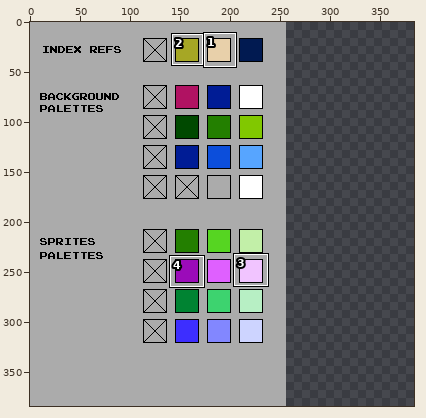
Edited in one commit: pixel-art file (tools/palletes.aseprite). Above: a wide view before the commit, with the close-up outlined.
Close-up. Before the edit:
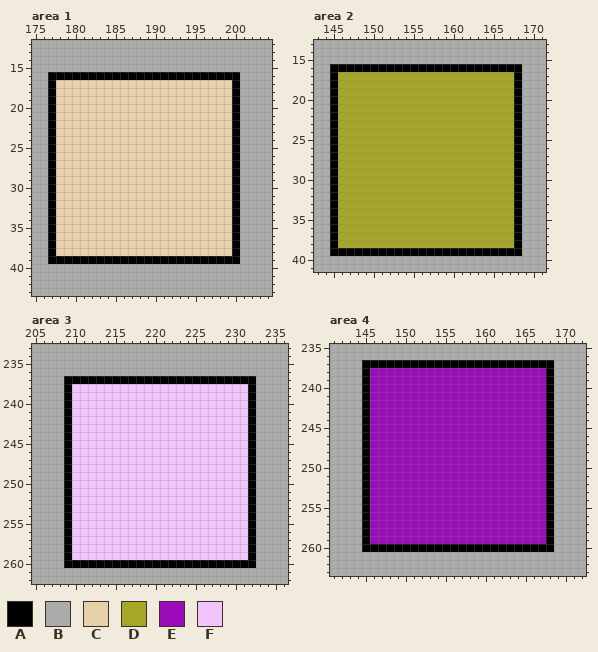
256x384 pixels, 1 frame. Shown: area 1: x 175..204, y 12..43; area 2: x 143..171, y 13..41; area 3: x 205..236, y 233..262; area 4: x 141..172, y 235..263. The old version is drawn lined up with the new one, on the new canvas. The commit also changed other parts of the picture, which this record leaves out.
Palette (. is transparent): A #000000  B #ababab  C #e8d0aa  D #a6a725  E #9b0bb9  F #f1c4ff
After:
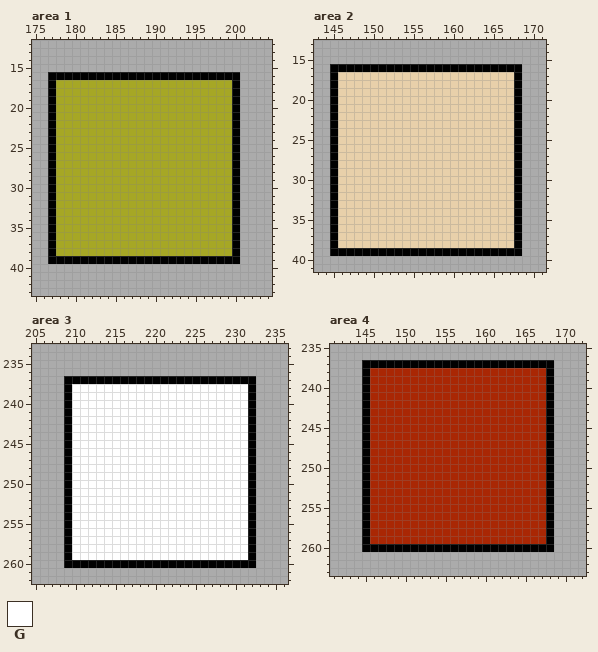
Colours new in this view: G #ffffff
Edits made:
canvas 256x384 -> 384x384
@@ palette @@
-C #e8d0aa
+C #a6a725
-D #a6a725
+D #e8d0aa
-E #9b0bb9
+E #a92704
--- area 3
@@ x 205..236 @@
 237 BBBBAAAAAAAAAAAAAAAAAAAAAAAABBBB
-238 BBBBAFFFFFFFFFFFFFFFFFFFFFFABBBB
-239 BBBBAFFFFFFFFFFFFFFFFFFFFFFABBBB
-240 BBBBAFFFFFFFFFFFFFFFFFFFFFFABBBB
-241 BBBBAFFFFFFFFFFFFFFFFFFFFFFABBBB
-242 BBBBAFFFFFFFFFFFFFFFFFFFFFFABBBB
-243 BBBBAFFFFFFFFFFFFFFFFFFFFFFABBBB
-244 BBBBAFFFFFFFFFFFFFFFFFFFFFFABBBB
-245 BBBBAFFFFFFFFFFFFFFFFFFFFFFABBBB
-246 BBBBAFFFFFFFFFFFFFFFFFFFFFFABBBB
-247 BBBBAFFFFFFFFFFFFFFFFFFFFFFABBBB
-248 BBBBAFFFFFFFFFFFFFFFFFFFFFFABBBB
-249 BBBBAFFFFFFFFFFFFFFFFFFFFFFABBBB
-250 BBBBAFFFFFFFFFFFFFFFFFFFFFFABBBB
-251 BBBBAFFFFFFFFFFFFFFFFFFFFFFABBBB
-252 BBBBAFFFFFFFFFFFFFFFFFFFFFFABBBB
-253 BBBBAFFFFFFFFFFFFFFFFFFFFFFABBBB
-254 BBBBAFFFFFFFFFFFFFFFFFFFFFFABBBB
-255 BBBBAFFFFFFFFFFFFFFFFFFFFFFABBBB
-256 BBBBAFFFFFFFFFFFFFFFFFFFFFFABBBB
-257 BBBBAFFFFFFFFFFFFFFFFFFFFFFABBBB
-258 BBBBAFFFFFFFFFFFFFFFFFFFFFFABBBB
-259 BBBBAFFFFFFFFFFFFFFFFFFFFFFABBBB
+238 BBBBAGGGGGGGGGGGGGGGGGGGGGGABBBB
+239 BBBBAGGGGGGGGGGGGGGGGGGGGGGABBBB
+240 BBBBAGGGGGGGGGGGGGGGGGGGGGGABBBB
+241 BBBBAGGGGGGGGGGGGGGGGGGGGGGABBBB
+242 BBBBAGGGGGGGGGGGGGGGGGGGGGGABBBB
+243 BBBBAGGGGGGGGGGGGGGGGGGGGGGABBBB
+244 BBBBAGGGGGGGGGGGGGGGGGGGGGGABBBB
+245 BBBBAGGGGGGGGGGGGGGGGGGGGGGABBBB
+246 BBBBAGGGGGGGGGGGGGGGGGGGGGGABBBB
+247 BBBBAGGGGGGGGGGGGGGGGGGGGGGABBBB
+248 BBBBAGGGGGGGGGGGGGGGGGGGGGGABBBB
+249 BBBBAGGGGGGGGGGGGGGGGGGGGGGABBBB
+250 BBBBAGGGGGGGGGGGGGGGGGGGGGGABBBB
+251 BBBBAGGGGGGGGGGGGGGGGGGGGGGABBBB
+252 BBBBAGGGGGGGGGGGGGGGGGGGGGGABBBB
+253 BBBBAGGGGGGGGGGGGGGGGGGGGGGABBBB
+254 BBBBAGGGGGGGGGGGGGGGGGGGGGGABBBB
+255 BBBBAGGGGGGGGGGGGGGGGGGGGGGABBBB
+256 BBBBAGGGGGGGGGGGGGGGGGGGGGGABBBB
+257 BBBBAGGGGGGGGGGGGGGGGGGGGGGABBBB
+258 BBBBAGGGGGGGGGGGGGGGGGGGGGGABBBB
+259 BBBBAGGGGGGGGGGGGGGGGGGGGGGABBBB
 260 BBBBAAAAAAAAAAAAAAAAAAAAAAAABBBB
